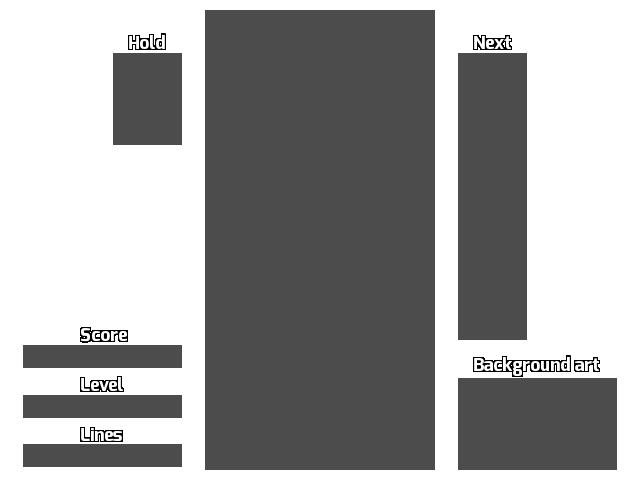
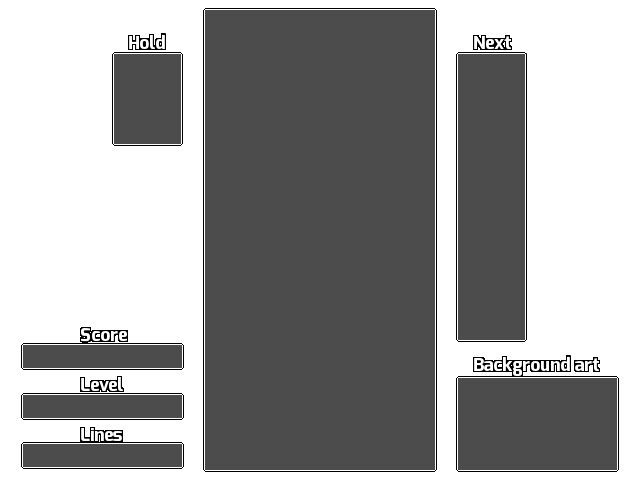
Layers edited between the first and the second 640x480 image:
added layer "Frames" above "bg1.png" over [21, 8, 619, 472]
painted on "bg1.png" over [113, 53, 182, 145]
